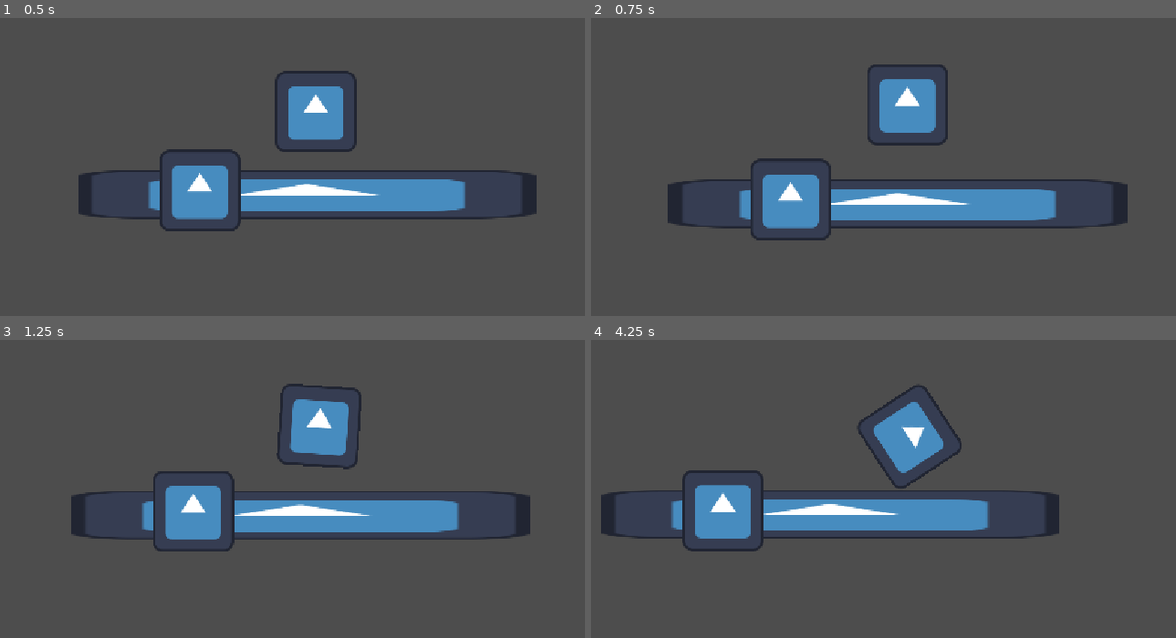
Above: before the commit, frames 1-4 (two rows, left to right).
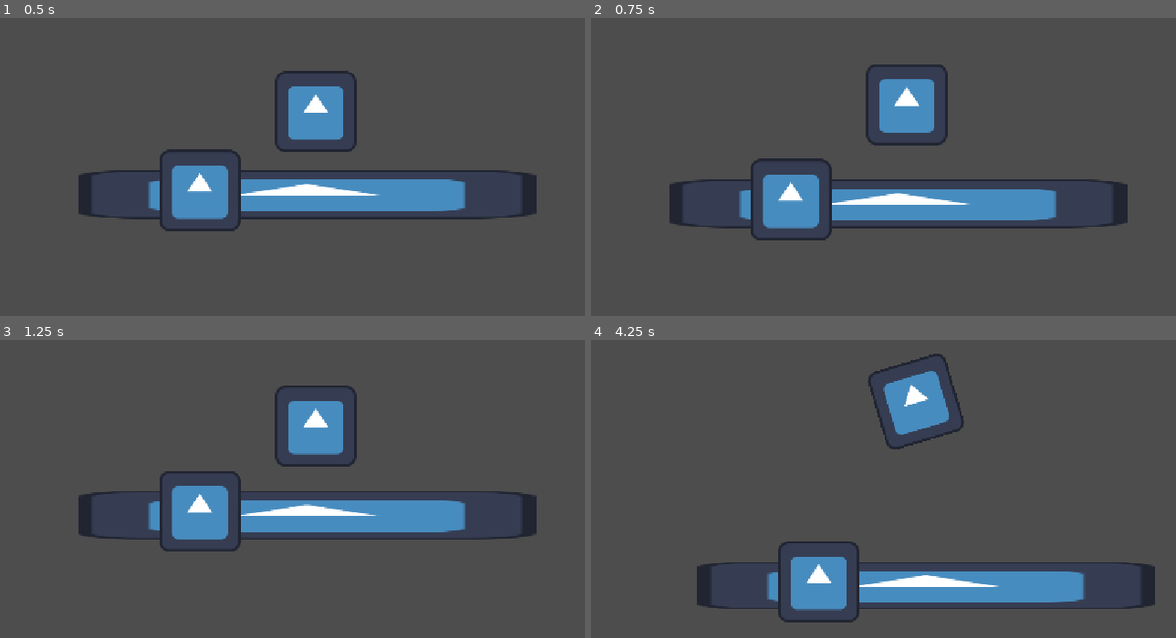
Above: after the commit, the same moments.

Repository: cyan-teal/hole-bounce
Game: Godot game, scene res://scenes/main.tscn
Same seed, same stepped clock (60 frames per second), same inputs: the game is played once before the commit and once after it. The engine's default icon, where the game draws it, is replaced by a stand-in: a white triangle on a blue panel in a dark square.
Inputs:
- Up to frame 1 (0.5 s): no input
- Up to frame 2 (0.75 s): hold D (go_right, bound only before the commit) from 0.53 s (still down)
- Up to frame 3 (1.25 s): keep holding D (go_right, bound only before the commit)
- Up to frame 4 (4.25 s): release D (go_right, bound only before the commit) at 1.28 s; hold Left (go_left) 1.28-2.03 s; hold D (go_right, bound only before the commit) 2.03-3.53 s; hold Left (go_left) from 3.53 s (still down)

Frame 1 is identical in both runs. In frame 2, 0.3% of the frame differs, in the area x 13-61%, y 17-72%; in frame 3, 3.2%; in frame 4, 19%, in the area x 1-97%, y 4-95%.

Commit message:
add hole type wall

Diff:
--- a/hole-bounce/project.godot
+++ b/hole-bounce/project.godot
@@ -30,9 +30,7 @@
 }
 go_right={
 "deadzone": 0.2,
-"events": [Object(InputEventKey,"resource_local_to_scene":false,"resource_name":"","device":-1,"window_id":0,"alt_pressed":false,"shift_pressed":false,"ctrl_pressed":false,"meta_pressed":false,"pressed":false,"keycode":0,"physical_keycode":68,"key_label":0,"unicode":100,"location":0,"echo":false,"script":null)
-, Object(InputEventKey,"resource_local_to_scene":false,"resource_name":"","device":-1,"window_id":0,"alt_pressed":false,"shift_pressed":false,"ctrl_pressed":false,"meta_pressed":false,"pressed":false,"keycode":0,"physical_keycode":4194321,"key_label":0,"unicode":0,"location":0,"echo":false,"script":null)
-]
+"events": []
 }
 
 [physics]
--- /dev/null
+++ b/hole-bounce/scenes/hole.tscn
@@ -0,0 +1,16 @@
+[gd_scene format=3 uid="uid://dc3ifb2nhulun"]
+
+[ext_resource type="Script" uid="uid://ci4fqr744h4gg" path="res://scripts/hole.gd" id="1_iyxdx"]
+[ext_resource type="Texture2D" uid="uid://dsnqea3gxy4cj" path="res://resources/icon.svg" id="2_a2ebe"]
+
+[sub_resource type="RectangleShape2D" id="RectangleShape2D_spnof"]
+
+[node name="Hole" type="StaticBody2D" unique_id=682024800]
+script = ExtResource("1_iyxdx")
+
+[node name="Sprite2D" type="Sprite2D" parent="." unique_id=919974469]
+texture = ExtResource("2_a2ebe")
+
+[node name="CollisionShape2D" type="CollisionShape2D" parent="." unique_id=1066850592]
+scale = Vector2(6, 6)
+shape = SubResource("RectangleShape2D_spnof")
--- /dev/null
+++ b/hole-bounce/scripts/hole.gd
@@ -0,0 +1,14 @@
+extends StaticBody2D
+
+var collisionShape: CollisionShape2D
+
+
+func _ready() -> void:
+	collisionShape = $CollisionShape2D
+
+
+func _process(delta: float) -> void:
+	if Input.is_action_just_pressed("pass"):
+		collisionShape.disabled = true
+	elif Input.is_action_just_released("pass"):
+		collisionShape.disabled = false
Not shown, added: hole-bounce/scripts/hole.gd.uid
